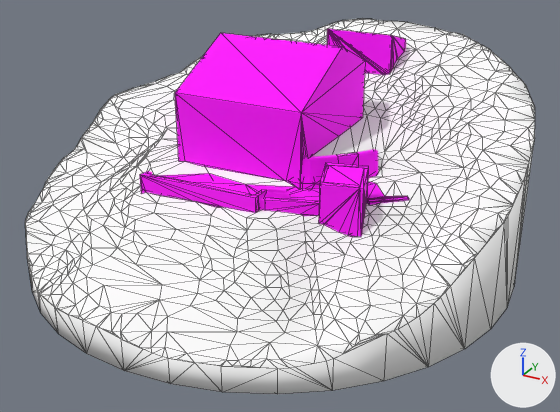
Two versions of the glTF model projets/concours/oberaletsch/base.glb, one commit apart.
Before and after are seen from a 50 mm camera at (34.9, -57.8, 19.1) aimed at (6.9, -6.9, -6.4). Every picture has the same lights, and +X, +Y and +Z are marked at lower right. The picture after the commit comes second. Mesh edges are drawn as thin lines on the coarser meshes. Where no turn or scale is listed for an object, it has been applied to the vertices. Vertices at exactly the same position are counted once.

Names of what the first picture shows: 'Geometry211', 'Geometry212', 'Geometry213', 'Geometry214', 'Geometry215', 'Geometry226', 'Geometry229', 'Geometry238', 'Geometry243' and 11 more.
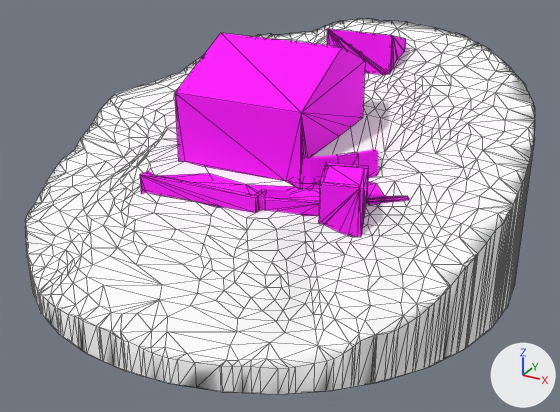
Boxes (x1, y1, x2, y2) around the edits, measured in the pictures (560 x 412 px):
part 1 of me_mesh_328, reshaped
    after: (29, 138, 535, 394)

Patch to the scene script:
```diff
--- a/projets/concours/oberaletsch/base.glb.py
+++ b/projets/concours/oberaletsch/base.glb.py
@@ me_mesh_328 @@
 # used by ob_geometry214; location = (0.0, 0.0, 0.0)
-me_mesh_328.from_pydata(...)  # 933 vertices, 1853 faces; spans x -14.4..25.6, y -25.6..14.4, z -11.2..5.3
+me_mesh_328.from_pydata(...)  # 1146 vertices, 2279 faces; spans x -14.4..25.6, y -25.6..14.4, z -11.2..5.3
+# me_mesh_328 part 1: 1 vertex moved within x -1.2, y 13.2, z -11.2; 213 vertices added at x -14.4..25.6, y -25.6..14.3, z -11.2
 me_mesh_328.materials.append(mat_material10)
```
